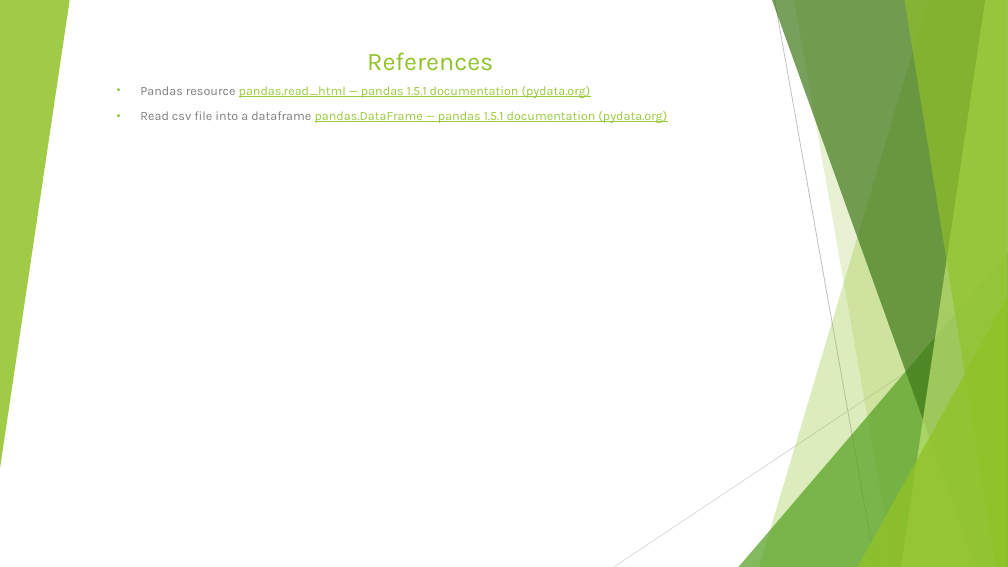
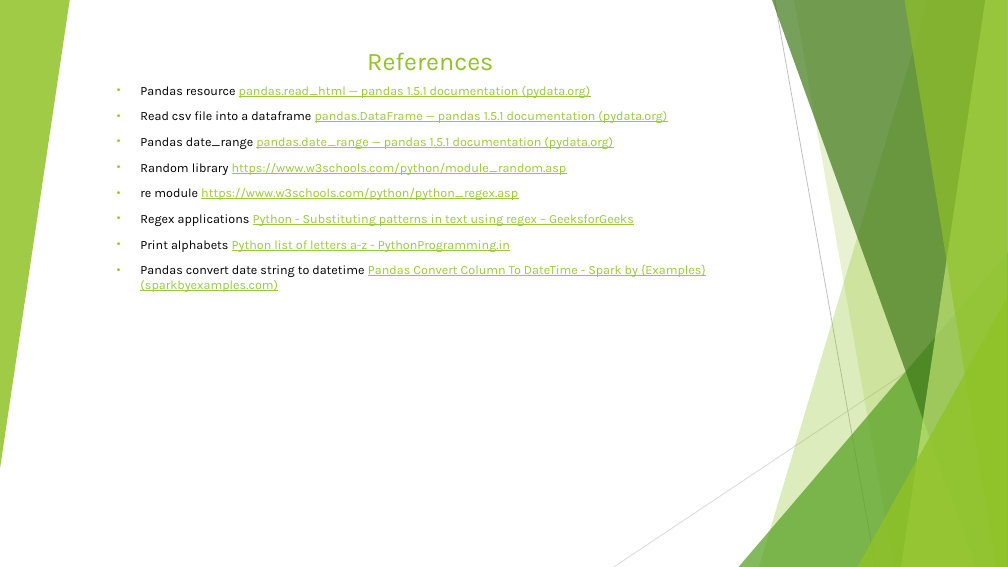
Before and after one commit to Tirtharaj-1111/wolftech-learning-tirtharaj, a slide deck: slide 13 of data-science-adv-python/Data Science w Advanced Python.pptx. Drawn at 1008x567 pixels with LibreOffice and Linux fonts; fonts in the diff are those of the drawing. Boxes give left, top, right and bottom in pixels: in the first picture for what was removed or moved away, otherwise in the second. Text is boxed around its words. In the diff, an @@ line names an element or a change of style, - is before the commit and + after.

Commit message:
Data Science w/ Adv. Python docs-update

```diff
--- a/data-science-adv-python/Data Science w Advanced Python.pptx
+++ b/data-science-adv-python/Data Science w Advanced Python.pptx
@@ subtitle at bbox=[140, 86, 667, 123]: text colour #808080 to #000000 in "Pandas resource", "Read csv file into a dataframe" @@
@@ subtitle at bbox=[140, 137, 706, 292]: paragraphs added @@
+• Pandas date_range pandas.date_range — pandas 1.5.1 documentation (pydata.org)
+• Random library https://www.w3schools.com/python/module_random.asp
+• re module https://www.w3schools.com/python/python_regex.asp
+• Regex applications Python - Substituting patterns in text using regex – GeeksforGeeks
+• Print alphabets Python list of letters a-z - PythonProgramming.in
+• Pandas convert date string to datetime Pandas Convert Column To DateTime - Spark by {Examples} (sparkbyexamples.com)
```
Also in this commit, not shown: 1 other slide changed, 2 slides added, 2 slides removed, 1 other file.
